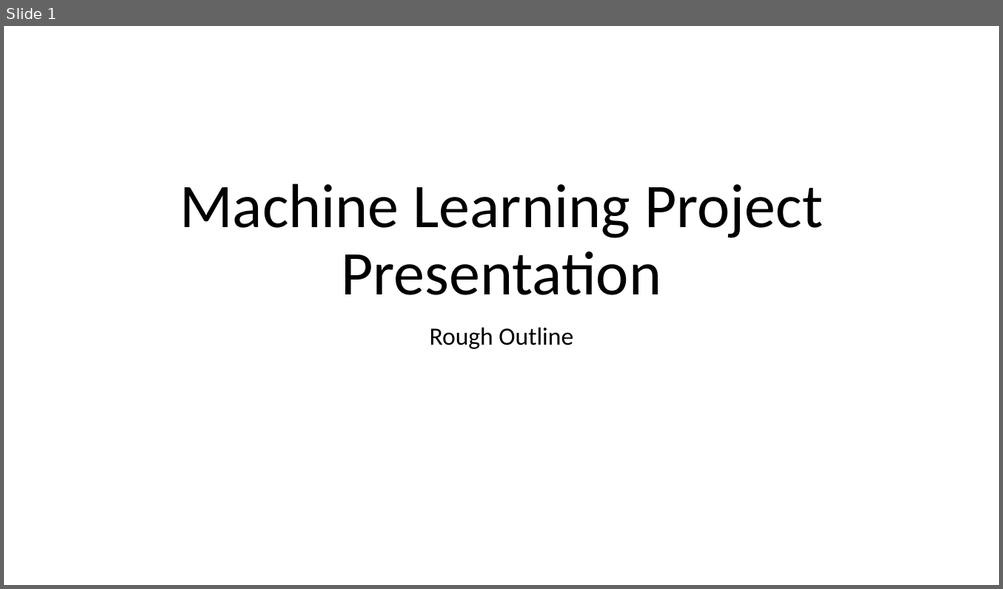
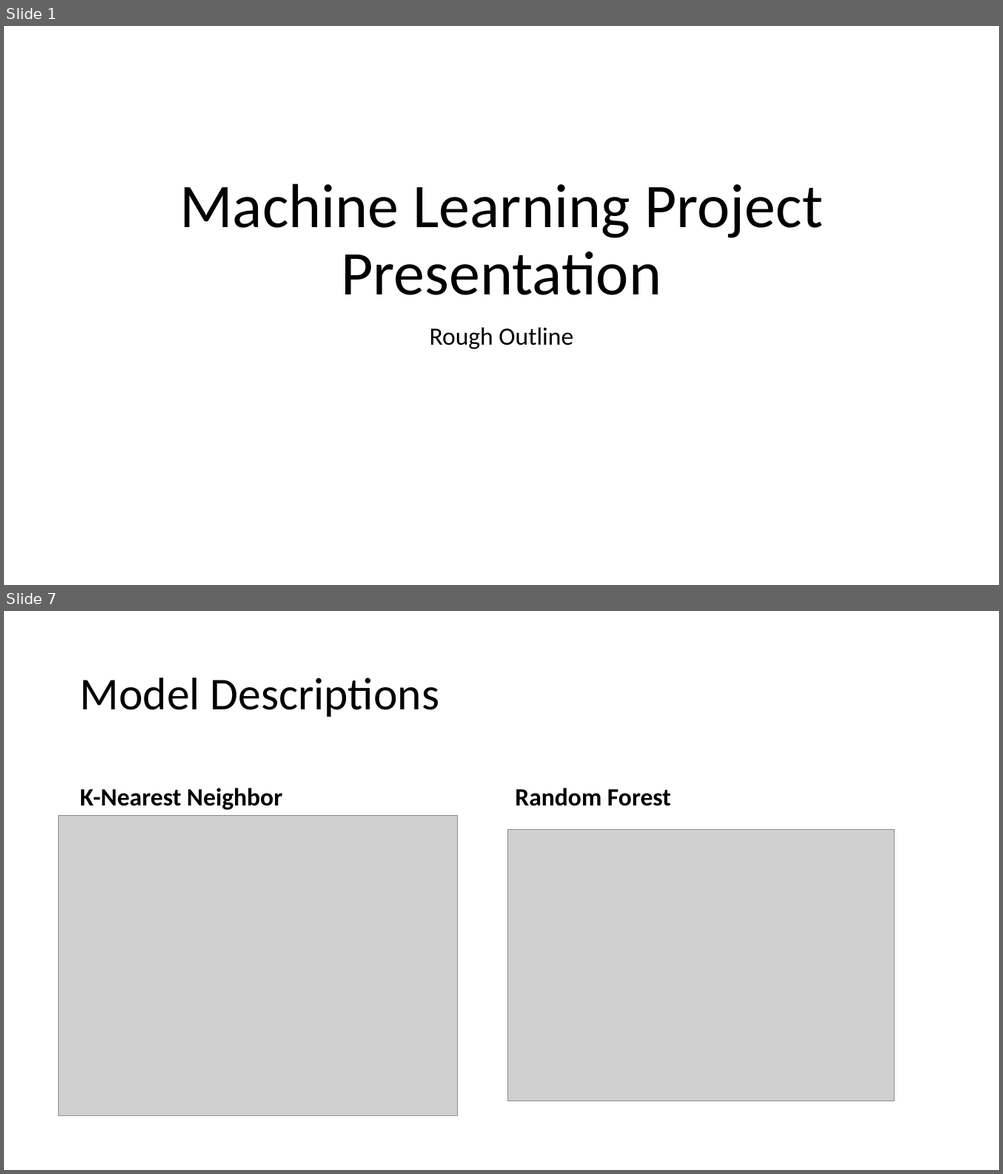
Before and after one commit to randm4940/CS-7830-Fall-2019-Project, a slide deck: documents/presentation.pptx. Shown one above the other, each under a label of ours: slide 1 before the commit, slides 1 and 7 after it; the slides between them are not shown. The pictures are 1003x589 and 1003x1174 pixels, drawn with LibreOffice and Linux fonts; fonts in the diff are those of the drawing; grey boxes stand for pictures. Boxes give left, top, right and bottom in pixels: in the first picture for what was removed or moved away, otherwise in the second. Text is boxed around its words. In the diff, an @@ line names an element or a change of style, - is before the commit and + after.

```diff
--- a/documents/presentation.pptx
+++ b/documents/presentation.pptx
@@ slide 7 added at [4, 611, 999, 1170], background #FFFFFF @@
@@ title added at [80, 678, 439, 717], 44 pt, text #000000 @@
+Model Descriptions
@@ text added at [80, 788, 282, 810], 24 pt, text #000000, bold @@
+K-Nearest Neighbor
@@ text added at [515, 788, 671, 806], 24 pt, text #000000, bold @@
+Random Forest
@@ picture added at [59, 815, 457, 1116] @@
@@ picture added at [508, 829, 894, 1102] @@
```
Also in this commit, not shown: 3 slides changed, 8 other slides added, 4 slides removed, 1 other file.
